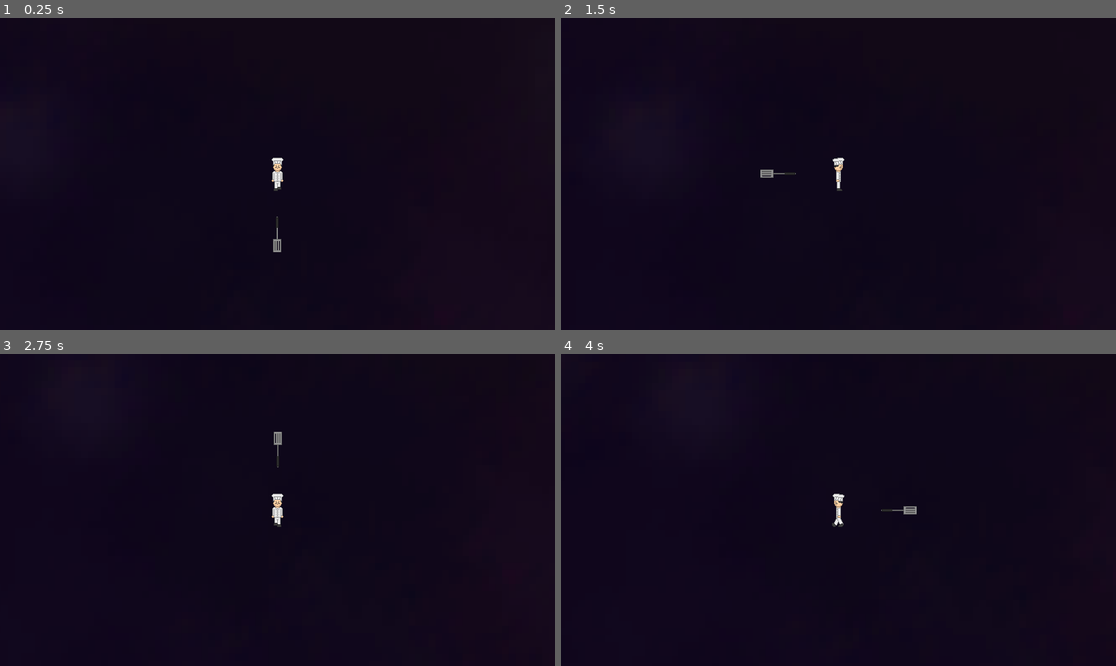
Above: before the commit, frames 1-4 (two rows, left to right).
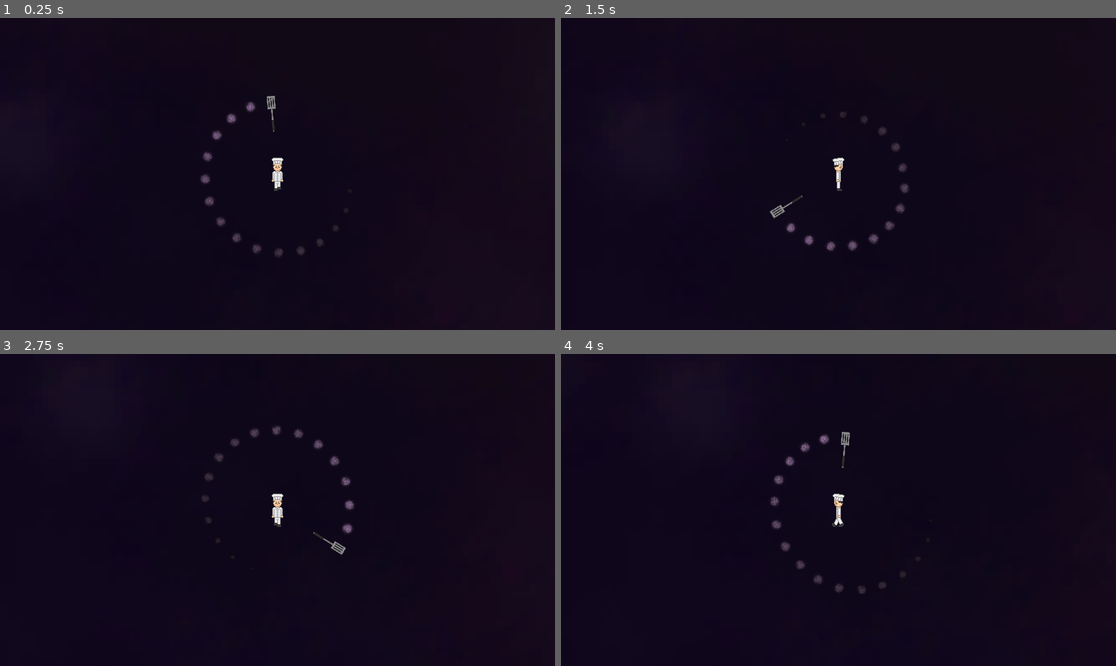
Above: after the commit, the same moments.

Repository: PrinceEvince/vampire-survivors-clone
Game: Godot game, scene res://scenes/root.tscn
The game is run twice, just before and just after one commit, with the same random seed, the same clock (stepped at 60 frames per second) and the same inputs.
Inputs (mouse positions are in pixels of both pictures, inside the frame that each line leads up to):
- Up to frame 1 (0.25 s): no input
- Up to frame 2 (1.5 s): move the mouse to (960, 158) at 0.52 s; hold A (a) 0.53-1.28 s; tap D (d) at 0.8, 1.35 s; move the mouse to (727, 189) at 1.27 s
- Up to frame 3 (2.75 s): tap S (s) at 1.55 s; move the mouse to (333, 441) at 2.02 s; hold S (s) from 2.03 s (still down); tap W (w) at 2.3 s
- Up to frame 4 (4 s): move the mouse to (810, 572) at 2.77 s; release S (s) at 2.78 s; tap W (w) at 2.85 s; tap A (a) at 3.05 s; move the mouse to (1005, 556) at 3.52 s; hold A (a) from 3.53 s (still down); tap D (d) at 3.8 s

The runs differ from the first frame. In frame 1, 0.5% of the frame differs, in the area x 36-63%, y 24-77%; in frame 2, 0.5%, in the area x 35-63%, y 30-75%; in frame 3, 0.5%; in frame 4, 0.5%.

Commit message:
particles + overhauled xp

Diff:
--- a/scenes/cookie.tscn
+++ b/scenes/cookie.tscn
@@ -9,13 +9,16 @@
 point_count = 2
 
 [sub_resource type="CircleShape2D" id="CircleShape2D_nc27e"]
-radius = 21.1896
+radius = 23.0
 
 [node name="Cookie" type="CharacterBody2D"]
 collision_layer = 8
 collision_mask = 8
 script = ExtResource("1_2rrt0")
-SPEED = 250
+SPEED = 225
+min_xp_dropped = 1
+max_xp_dropped = 1
+hurt_color = Color(0.863436, 5.31845e-06, 7.70092e-07, 1)
 metadata/_custom_type_script = "uid://bkrndwpfimsd5"
 
 [node name="Sprite2D" type="Sprite2D" parent="."]
--- a/scenes/enemy.tscn
+++ b/scenes/enemy.tscn
@@ -1,22 +1,6 @@
-[gd_scene load_steps=4 format=3 uid="uid://5f1afuuve4di"]
+[gd_scene load_steps=2 format=3 uid="uid://5f1afuuve4di"]
 
 [ext_resource type="Script" uid="uid://bkrndwpfimsd5" path="res://scripts/enemy.gd" id="1_md0e3"]
-[ext_resource type="Texture2D" uid="uid://dsal8alm5qrht" path="res://assets/imgs/itlainasausage.png" id="2_md0e3"]
-
-[sub_resource type="CircleShape2D" id="CircleShape2D_md0e3"]
-radius = 11.6434
 
 [node name="Enemy" type="CharacterBody2D" groups=["Enemy"]]
 script = ExtResource("1_md0e3")
-
-[node name="Sprite2D" type="Sprite2D" parent="."]
-unique_name_in_owner = true
-position = Vector2(1.13687e-13, 0)
-scale = Vector2(0.0878781, 0.0800667)
-texture = ExtResource("2_md0e3")
-
-[node name="CollisionShape2D" type="CollisionShape2D" parent="."]
-position = Vector2(-1.72273, 1.30165)
-rotation = 1.55509
-scale = Vector2(1.005, 1.005)
-shape = SubResource("CircleShape2D_md0e3")
--- a/scenes/meatball.tscn
+++ b/scenes/meatball.tscn
@@ -8,6 +8,8 @@
 
 [node name="Meatball" type="CharacterBody2D"]
 script = ExtResource("1_sfhus")
+max_xp_dropped = 1
+hurt_color = Color(0.798823, 0.169654, 0.175924, 1)
 metadata/_custom_type_script = "uid://bkrndwpfimsd5"
 
 [node name="Sprite2D" type="Sprite2D" parent="."]
--- a/scenes/spatula.tscn
+++ b/scenes/spatula.tscn
@@ -1,7 +1,16 @@
-[gd_scene load_steps=4 format=3 uid="uid://c804m0o62hpqk"]
+[gd_scene load_steps=7 format=3 uid="uid://c804m0o62hpqk"]
 
 [ext_resource type="Script" uid="uid://cqlff5cevu5xv" path="res://scripts/spatula.gd" id="1_d8owb"]
 [ext_resource type="Texture2D" uid="uid://dxrdmwf0bnnmy" path="res://assets/imgs/spatula.png" id="2_ybuw3"]
+[ext_resource type="Texture2D" uid="uid://xrhduj0tv7y6" path="res://assets/imgs/smokesmall.png" id="3_6bpq7"]
+
+[sub_resource type="Curve" id="Curve_ybuw3"]
+_data = [Vector2(0.0852273, 1), 0.0, 0.0, 0, 0, Vector2(0.176136, 0), 0.0, 0.0, 0, 0]
+point_count = 2
+
+[sub_resource type="Gradient" id="Gradient_6bpq7"]
+offsets = PackedFloat32Array(0, 0.173333)
+colors = PackedColorArray(0.884369, 0.679817, 0.94664, 1, 0, 0, 0, 1)
 
 [sub_resource type="RectangleShape2D" id="RectangleShape2D_d8owb"]
 size = Vector2(25, 16)
@@ -10,12 +19,71 @@
 collision_layer = 255
 collision_mask = 255
 script = ExtResource("1_d8owb")
+swing_time = 0.34
 
 [node name="Sprite2D" type="Sprite2D" parent="."]
 position = Vector2(109.5, 0.5)
 texture = ExtResource("2_ybuw3")
 
+[node name="CPUParticles2D" type="CPUParticles2D" parent="Sprite2D"]
+z_index = -1
+position = Vector2(21.5, 1.5)
+amount = 500
+texture = ExtResource("3_6bpq7")
+lifetime = 1.79
+emission_shape = 2
+emission_sphere_radius = 1.0
+direction = Vector2(31.23, 0)
+angle_min = -494.5
+angle_max = 247.3
+scale_amount_min = 1.3
+scale_amount_max = 1.3
+scale_amount_curve = SubResource("Curve_ybuw3")
+color_ramp = SubResource("Gradient_6bpq7")
+anim_speed_min = 5.17
+anim_speed_max = 5.17
+
+[node name="CPUParticles2D2" type="CPUParticles2D" parent="Sprite2D"]
+visible = false
+z_index = -1
+position = Vector2(19.5, 1.5)
+amount = 500
+lifetime = 1.66
+scale_amount_min = 5.0
+scale_amount_max = 5.0
+scale_amount_curve = SubResource("Curve_ybuw3")
+color_ramp = SubResource("Gradient_6bpq7")
+anim_speed_min = 5.17
+anim_speed_max = 5.17
+
+[node name="CPUParticles2D3" type="CPUParticles2D" parent="Sprite2D"]
+visible = false
+z_index = -1
+position = Vector2(14.5, 1.5)
+amount = 500
+lifetime = 1.25
+scale_amount_min = 5.0
+scale_amount_max = 5.0
+scale_amount_curve = SubResource("Curve_ybuw3")
+color_ramp = SubResource("Gradient_6bpq7")
+anim_speed_min = 5.17
+anim_speed_max = 5.17
+
+[node name="CPUParticles2D4" type="CPUParticles2D" parent="Sprite2D"]
+visible = false
+z_index = -1
+position = Vector2(29.5, 1.5)
+amount = 500
+lifetime = 2.19
+scale_amount_min = 5.0
+scale_amount_max = 5.0
+scale_amount_curve = SubResource("Curve_ybuw3")
+color_ramp = SubResource("Gradient_6bpq7")
+anim_speed_min = 5.17
+anim_speed_max = 5.17
+
 [node name="CollisionShape2D" type="CollisionShape2D" parent="."]
+visible = false
 position = Vector2(130, 0.5)
 shape = SubResource("RectangleShape2D_d8owb")
 
--- a/scenes/tomato.tscn
+++ b/scenes/tomato.tscn
@@ -48,6 +48,10 @@
 
 [node name="Tomato" type="CharacterBody2D"]
 script = ExtResource("1_tsxsy")
+HEALTH = 35
+min_xp_dropped = 3
+max_xp_dropped = 4
+hurt_color = Color(0.700247, 0, 0.155524, 1)
 metadata/_custom_type_script = "uid://bkrndwpfimsd5"
 
 [node name="Sprite2D" type="Sprite2D" parent="."]
--- a/scenes/xp.tscn
+++ b/scenes/xp.tscn
@@ -4,9 +4,10 @@
 [ext_resource type="Texture2D" uid="uid://13541gqaf60d" path="res://assets/imgs/xp_orb.png" id="2_qp56h"]
 
 [sub_resource type="CircleShape2D" id="CircleShape2D_fycud"]
-radius = 7.0
+radius = 7.07107
 
 [node name="Xp" type="Area2D"]
+collision_layer = 4
 script = ExtResource("1_8cwu2")
 
 [node name="Sprite2D" type="Sprite2D" parent="."]
--- a/scripts/enemy.gd
+++ b/scripts/enemy.gd
@@ -5,8 +5,8 @@
 @export var SPEED = 50
 @export var HEALTH = 15
 @onready var sprite: Sprite2D = $Sprite2D
-# aaaa
-
+@export var min_xp_dropped = 0
+@export var max_xp_dropped = 0
 # --- Color and Tween Params ---
 # Use float values (0.0 to 1.0) for colors
 @export var hurt_color = Color(1.0, 0.5, 0.5)  # Reddish tint for hurt effect
@@ -58,7 +58,10 @@
 
 
 func die():
-	var xp = XP.instantiate()
-	xp.global_position = global_position
-	GlobalData.game.add_child(xp)
+	randomize()
+	for num in randf_range(min_xp_dropped, ((randi() % (max_xp_dropped+1))+min_xp_dropped)):
+		var xp = XP.instantiate()
+		var random_offset = Vector2(randf_range(-75, 75), randf_range(-75, 75))
+		xp.global_position = global_position + random_offset
+		GlobalData.game.add_child(xp)
 	queue_free() # Remove the enemy node from the scene
--- a/scripts/knife weapon.gd
+++ b/scripts/knife weapon.gd
@@ -11,7 +11,7 @@
 @export var pierce = 700 # how many enemies the knives pierce
 @export var damage = 10 # how much damage the knives do
 @export var cooldown_timer = 0 # this should always be zero
-@export var bullet_direction = Vector2.ZERO # just to initialize the direction to something
+@export var knife_direction = Vector2.ZERO # just to initialize the direction to something
 
 func _process(delta):
 	cooldown_timer += delta
@@ -25,13 +25,13 @@
 	if closest_enemy == null:
 		pass
 	else:
-		bullet_direction = (closest_enemy.global_position - global_position).normalized()
+		knife_direction = (closest_enemy.global_position - global_position).normalized()
 		var knife = KNIFE.instantiate()
 		knife.damage = damage
 		knife.pierce = pierce
 		knife.speed = speed
 		knife.lifespan = lifespan
-		knife.direction = bullet_direction
+		knife.direction = knife_direction
 		GlobalData.game.add_child(knife) # add the knife to the game.....
 										   # this looks strange but you want the knife to be
 										   # part of the game so it does not belong to the player
--- a/scripts/knife.gd
+++ b/scripts/knife.gd
@@ -18,7 +18,6 @@
 	lifespan_timer += delta
 	if lifespan_timer >= lifespan:
 		die()
-
 	else:
 		global_position += (direction * speed) * delta
 		$KnifeSprite.visible = true
--- a/scripts/spatula.gd
+++ b/scripts/spatula.gd
@@ -1,6 +1,6 @@
 extends Node2D
 
-@export var swing_time = 1
+@export var swing_time = 0.3
 var damage = 5
 
 func _ready(): # this runs when the scene is instantiated
--- a/scripts/xp.gd
+++ b/scripts/xp.gd
@@ -1,10 +1,22 @@
 extends Area2D
 
 
+@export var min_speed: float = 0.003        # Speed when player is at the edge of detection_range
+@export var max_speed: float = 500.0        # Speed when player is very close
+@export var detection_range: float = 140.0  # How far the player needs to be to start attracting XP
+@export var xp = 0
 
 func _on_body_entered(body):
-	if body == GlobalData.player:
-		die()
+	die()
+
+func _physics_process(delta: float) -> void:
+	var player_pos = GlobalData.player.global_position
+	var dist = global_position.distance_to(player_pos)
+	if dist < detection_range and detection_range > 0:
+		var closeness_ratio = 1.0 - clamp(dist / detection_range, 0.0, 1.0)
+		var current_speed = lerp(min_speed, max_speed, closeness_ratio)
+		var direction = (player_pos - global_position).normalized()
+		global_position += direction * current_speed * delta
 
 func die():
 	queue_free()
